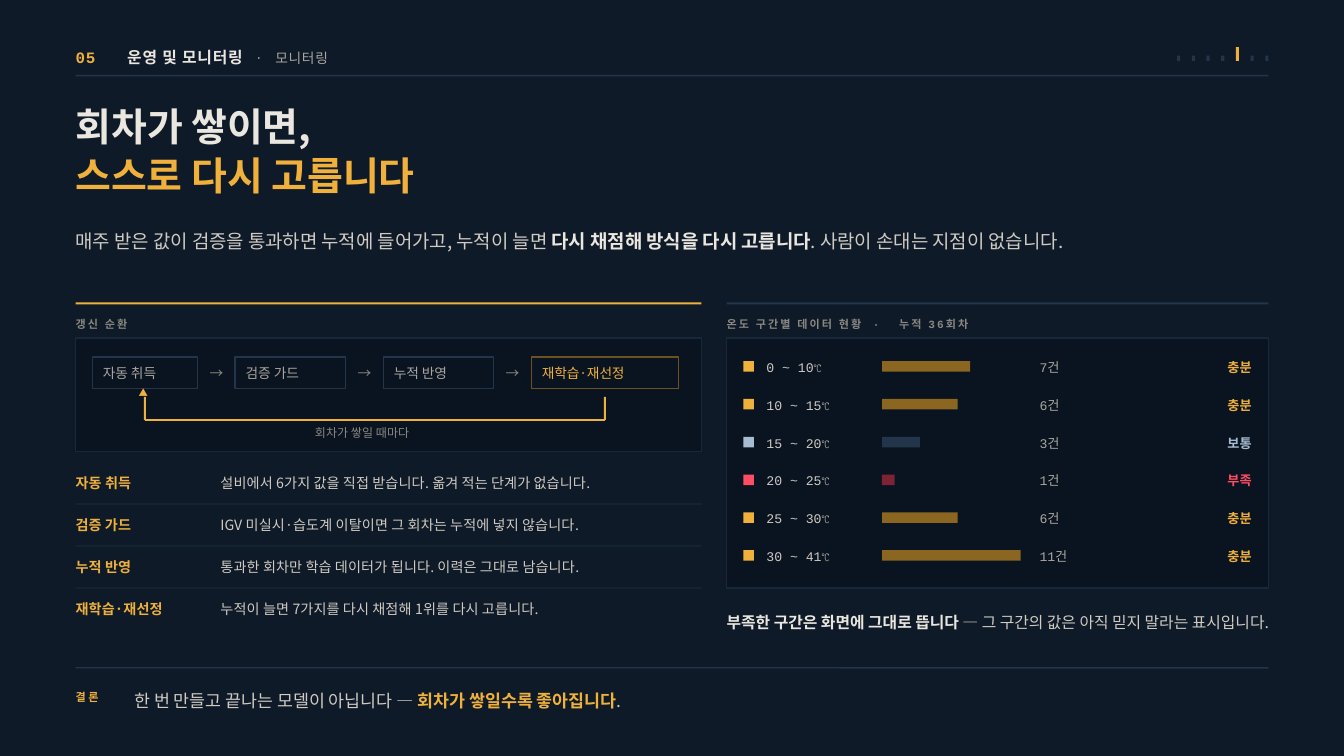
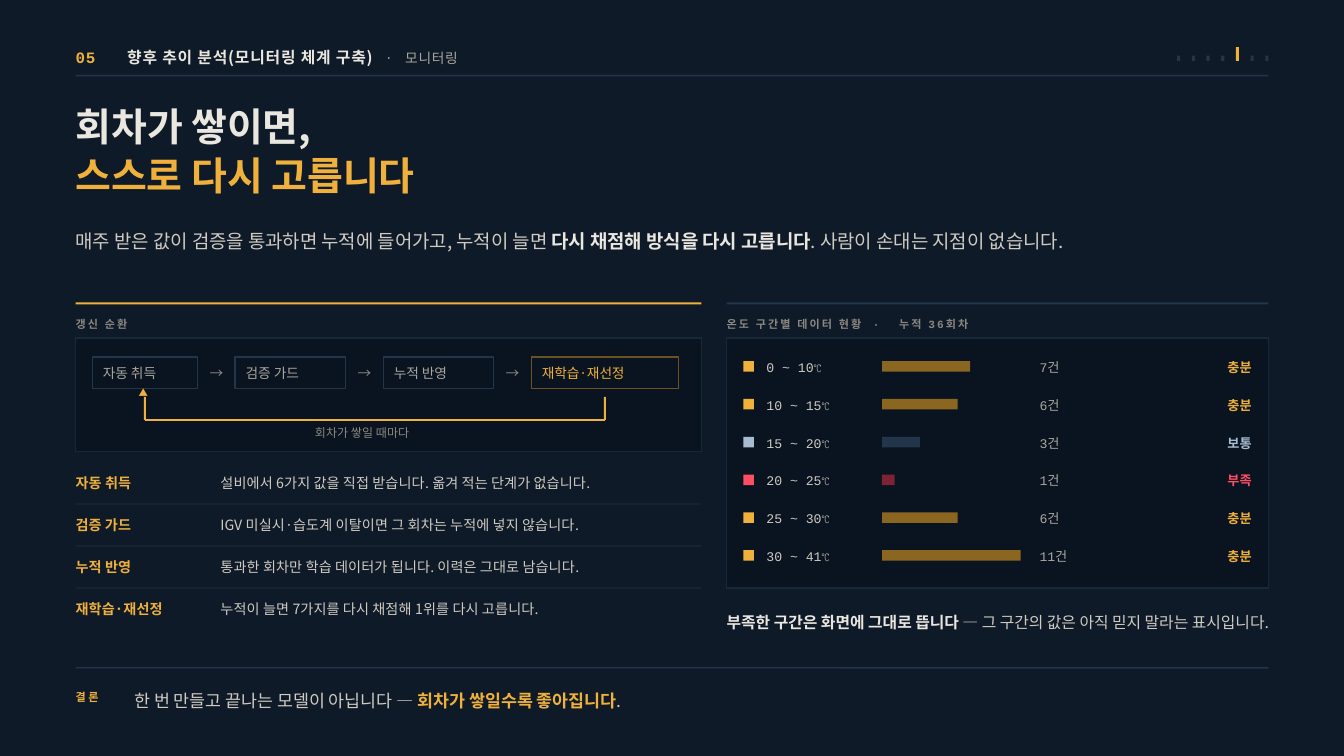
Before and after one commit to jooh-ai/Narae-AI, a slide deck: slide 12 of docs/ppt/위례_공급가능용량_최종발표.pptx. Drawn at 1344x756 pixels with LibreOffice and Linux fonts; fonts in the diff are those of the drawing. Boxes give left, top, right and bottom in pixels: in the first picture for what was removed or moved away, otherwise in the second. Text is boxed around its words. In the diff, an @@ line names an element or a change of style, - is before the commit and + after.

```diff
--- a/docs/ppt/위례_공급가능용량_최종발표.pptx
+++ b/docs/ppt/위례_공급가능용량_최종발표.pptx
@@ text at (76,49,458,66): text changed @@
-05 운영 및 모니터링 · 모니터링
+05 향후 추이 분석(모니터링 체계 구축) · 모니터링
```
Also in this commit, not shown: 13 other slides changed, 1 other file.
